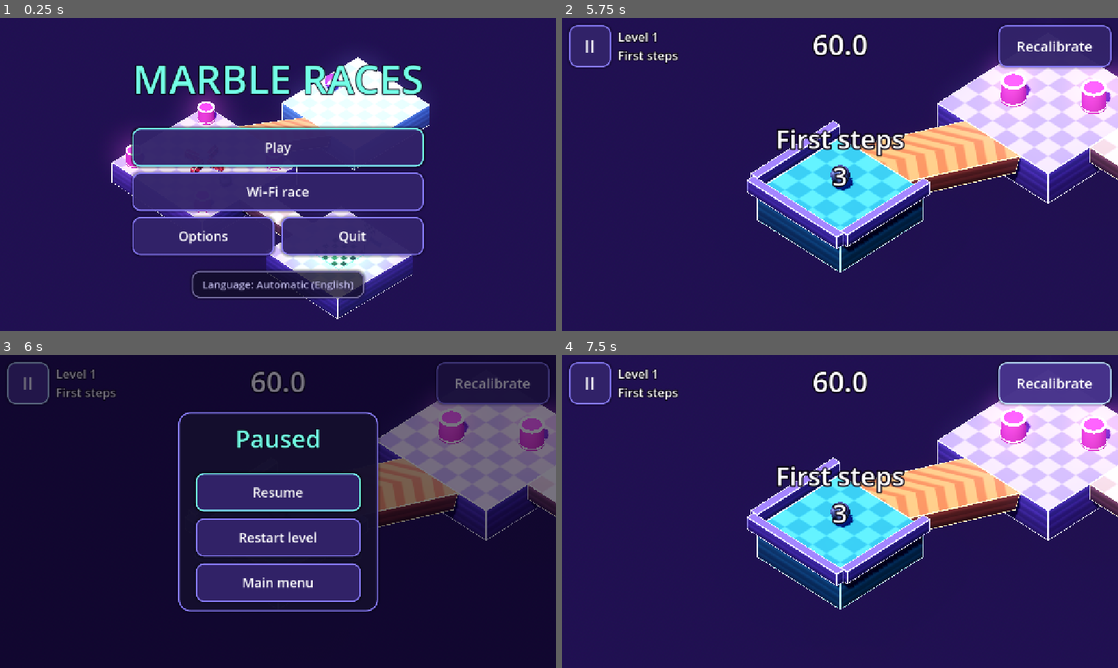
Above: before the commit, frames 1-4 (two rows, left to right).
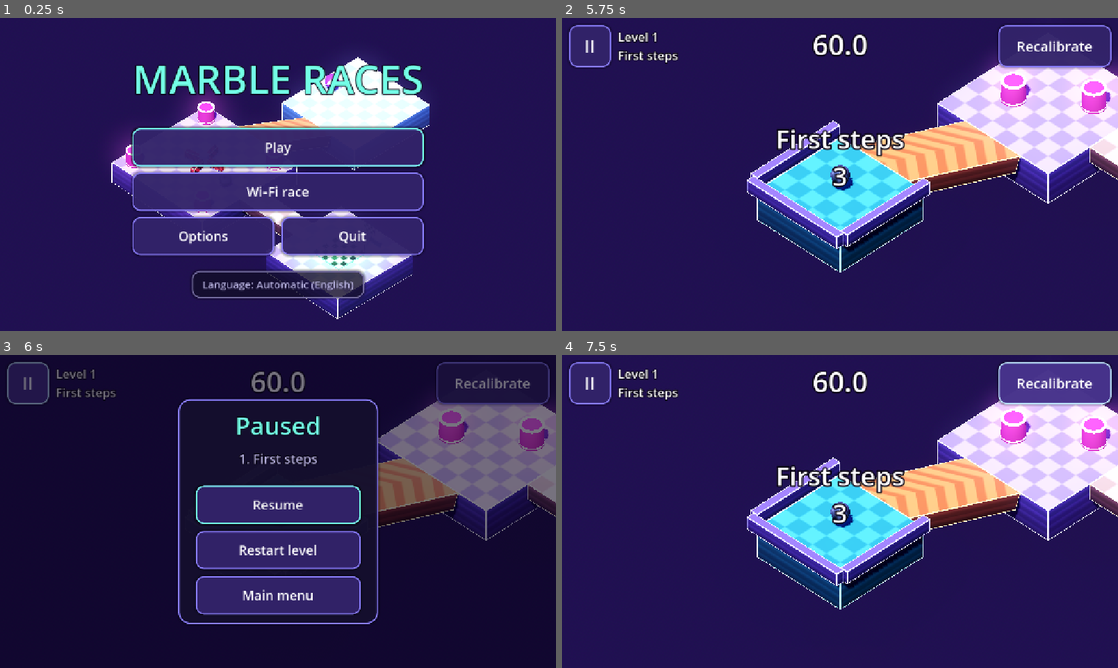
Above: after the commit, the same moments.

Repository: HernanDiaz/carreras-de-canicas
Game: Godot game, scene res://scenes/menu.tscn
Same seed, same stepped clock (60 frames per second), same inputs: the game is played once before the commit and once after it.
Inputs (mouse positions are in pixels of both pictures, inside the frame that each line leads up to):
- Up to frame 1 (0.25 s): no input
- Up to frame 2 (5.75 s): click "Play" at 0.5 s; move the mouse to (962, 158) at 1.27 s; hold Right (ui_right) 1.28-2 s; tap R at 1.35, 2.85, 4.35 s; click (962, 158) at 1.42 s; drag from (728, 190) to (812, 237) at 2.02 s; move the mouse to (895, 105) at 2.77 s; hold Right (ui_right) 2.78-3.5 s; drag from (812, 237) to (673, 127) at 3.52 s; move the mouse to (1006, 221) at 4.27 s; hold Left (ui_left) 4.28-5 s; drag from (673, 127) to (756, 96) at 5.02 s
- Up to frame 3 (6 s): click "II" at 5.75 s
- Up to frame 4 (7.5 s): click "Restart level" at 6.5 s; click "Recalibrate" at 7.25 s

Frames 1-2 are identical in both runs. In frame 3, 9.5% of the frame differs, in the area x 32-68%, y 14-86%; in frame 4, nothing differs.

Commit message:
Pausa: muestra en qué nivel estás
Co-Authored-By: Claude Opus 5.5 <noreply@anthropic.com>

Diff:
--- a/scripts/game.gd
+++ b/scripts/game.gd
@@ -465,7 +465,14 @@
 		return
 	get_tree().paused = true
 	Audio.duck_music(true)
-	_show_overlay(tr("PAUSE"), _goal_text(), [[tr("RESUME"), _resume], [tr("RESTART_LEVEL"), _restart], [tr("MAIN_MENU"), GameState.go_to_menu]])
+	# Nombre del nivel arriba: si vuelves a la app al rato, sabes dónde estabas.
+	var index := GameState.current_level
+	var subtitle := "%d. %s" % [index + 1, tr(GameState.LEVELS[index].name)]
+	var goal := _goal_text()
+	if goal != "":
+		subtitle += "
+" + goal
+	_show_overlay(tr("PAUSE"), subtitle, [[tr("RESUME"), _resume], [tr("RESTART_LEVEL"), _restart], [tr("MAIN_MENU"), GameState.go_to_menu]])
 	_resume_on_cancel()
 
 
--- a/tools/smoke_test.gd
+++ b/tools/smoke_test.gd
@@ -512,6 +512,9 @@
 		game.notification(NOTIFICATION_APPLICATION_FOCUS_OUT)
 		if not get_tree().paused or game._overlay == null:
 			_failures.append("nivel 1: no se pausa al ir al fondo en la cuenta atrás")
+		var pause_texts := _texts(game._overlay)
+		if not pause_texts.any(func(t: String) -> bool: return tr(GameState.LEVELS[0].name) in t):
+			_failures.append("nivel 1: la pausa no dice en qué nivel estás: %s" % [pause_texts])
 		var music_bus := AudioServer.get_bus_index(Audio.MUSIC_BUS)
 		for _i in 30:
 			await get_tree().process_frame
